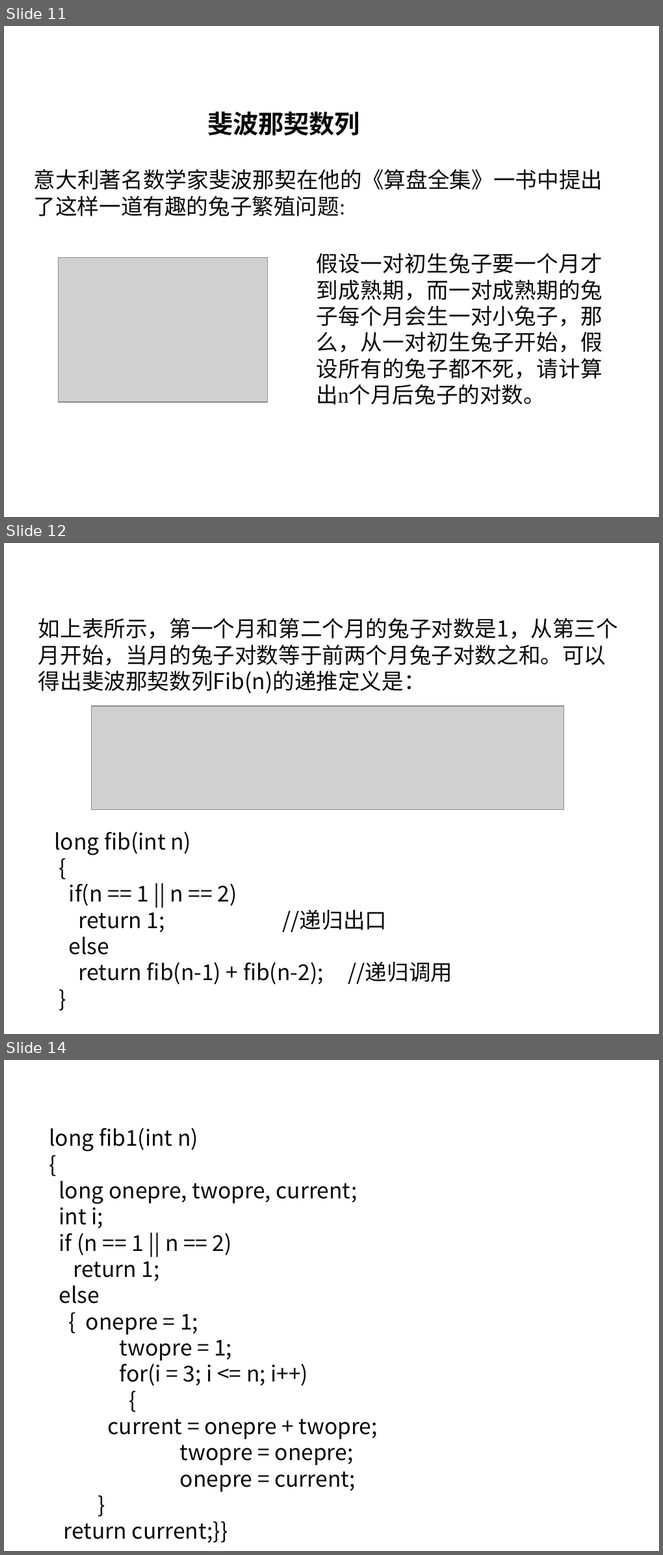
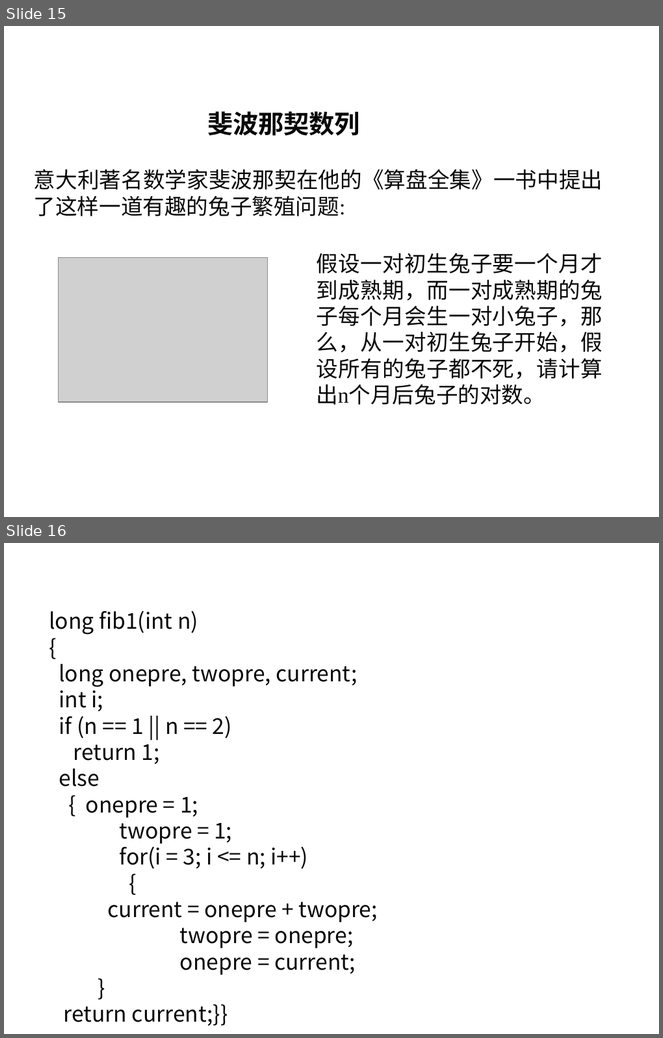
Before and after one commit to liutongling/DP, a slide deck: file/第3章 分治法计.pptx. Shown one above the other, each under a label of ours: slides 11, 12 and 14 before the commit, slides 15 and 16 after it; the slides between them are not shown. The pictures are 663x1555 and 663x1038 pixels, drawn with LibreOffice and Linux fonts; fonts in the diff are those of the drawing; grey boxes stand for pictures; background and template pictures are left out. Boxes give left, top, right and bottom in pixels: in the first picture for what was removed or moved away, otherwise in the second. Text is boxed around its words. In the diff, an @@ line names an element or a change of style, - is before the commit and + after.

Commit message:
更新第三章内容

```diff
--- a/file/第3章 分治法计.pptx
+++ b/file/第3章 分治法计.pptx
@@ slide 12 removed at (4,543,659,1034), background #FFFFFF @@
@@ text removed at (38,618,618,694) @@
-如上表所示，第一个月和第二个月的兔子对数是1，从第三个月开始，当月的兔子对数等于前两个月兔子对数之和。可以得出斐波那契数列Fib(n)的递推定义是：
@@ picture removed at (91,706,564,810) @@
@@ text removed at (54,832,452,985) @@
-long fib(int n)
-{
-if(n == 1 || n == 2)
-return 1; //递归出口
-else
-return fib(n-1) + fib(n-2); //递归调用
-}
@@ what was slide 11 is now slide 15 @@
@@ what was slide 14 is now slide 16 @@
```
Also in this commit, not shown: 2 slides changed, 4 slides added, 1 other slide removed.
